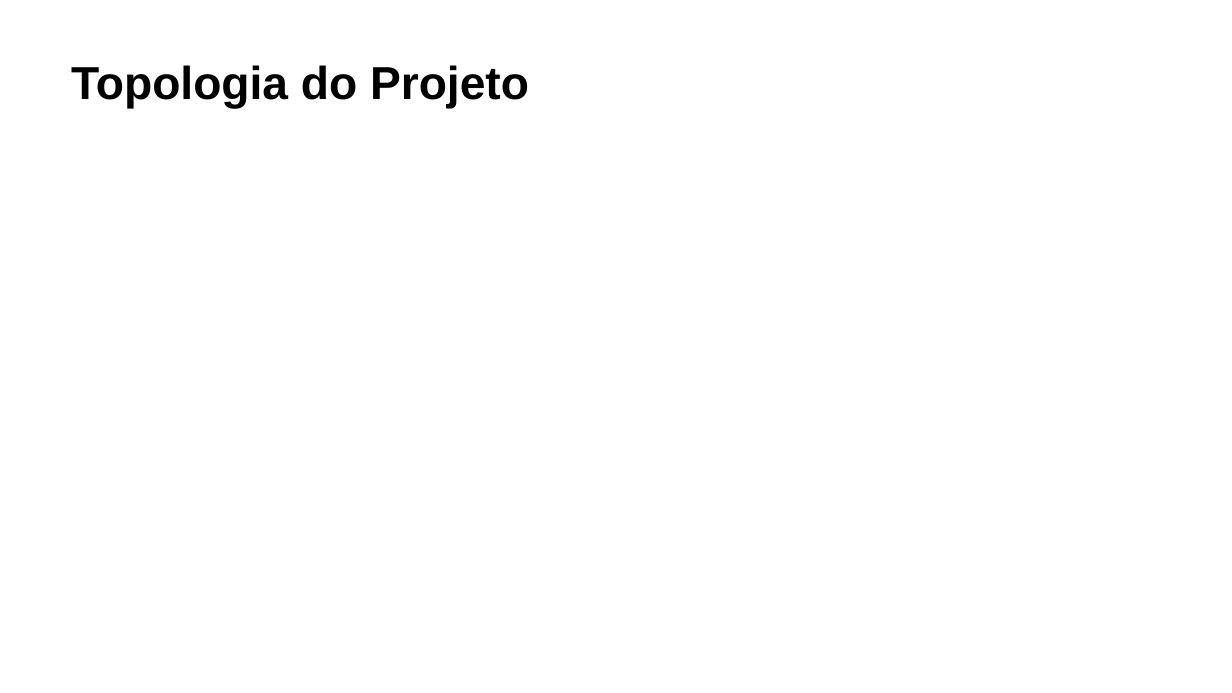
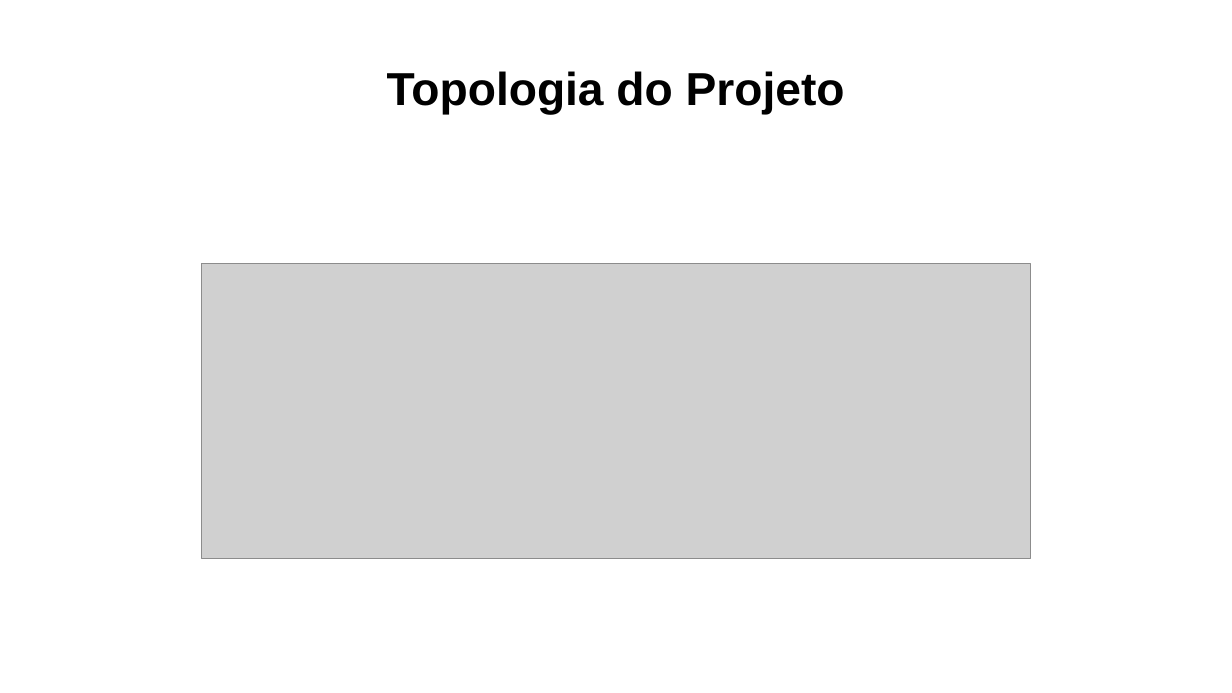
Before and after one commit to MartinhoCaeiro/WAF-Guide, a slide deck: slide 3 of Presentation/SlidesApresentaçãoProjeto.pptx. Drawn at 1232x693 pixels with LibreOffice and Linux fonts; fonts in the diff are those of the drawing; grey boxes stand for pictures. Boxes give left, top, right and bottom in pixels: in the first picture for what was removed or moved away, otherwise in the second. Text is boxed around its words. In the diff, an @@ line names an element or a change of style, - is before the commit and + after.

```diff
--- a/Presentation/SlidesApresentaçãoProjeto.pptx
+++ b/Presentation/SlidesApresentaçãoProjeto.pptx
@@ title "Topologia do Projeto" moved from (x1=71, y1=65, x2=529, y2=109) to (x1=387, y1=71, x2=845, y2=115) @@
@@ title "Topologia do Projeto" at (x1=387, y1=71, x2=845, y2=115): alignment left to centre; vertical alignment top to bottom @@
@@ picture added at (x1=201, y1=264, x2=1031, y2=558) @@
```
Also in this commit, not shown: 7 other slides changed, 5 slides added, 4 slides removed, 3 other files.
